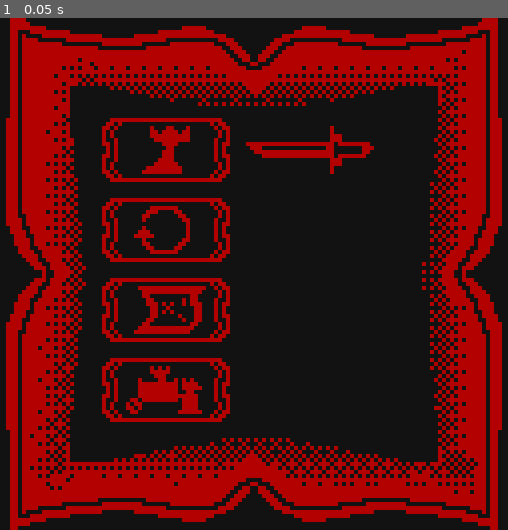
Above: before the commit, frame 1.
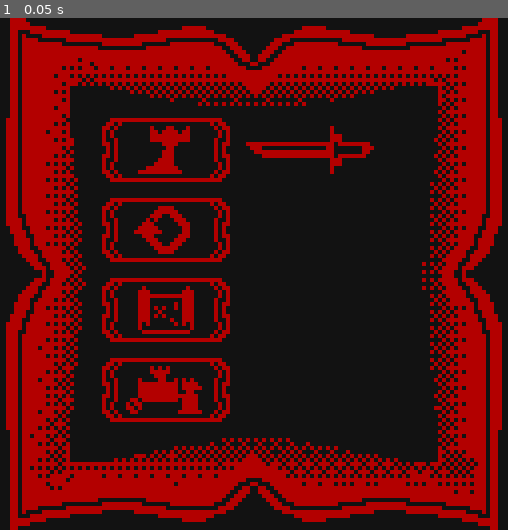
Above: after the commit, the same moment.

Repository: noponn8000/divine-edict
Game: Godot game, scene res://scenes/pause_menu.tscn
The game is run twice, just before and just after one commit, with the same random seed, the same clock (stepped at 60 frames per second) and the same inputs. This scene is started directly instead of the project's main scene. Sound files missing from this copy of the repository are replaced by a short silence.
Inputs:
- Up to frame 1 (0.05 s): no input

The runs differ from the first frame. In frame 1, 1.2% of the frame differs, in the area x 26-41%, y 23-62%.

Commit message:
Separated menu buttons into backrgound and foreground, reworked foreground

Diff:
--- a/scenes/pause_menu.tscn
+++ b/scenes/pause_menu.tscn
@@ -6,7 +6,11 @@
 [ext_resource type="Texture2D" uid="uid://db80douu7sd43" path="res://assets/buttons/pause_button3.png" id="3_4f6xy"]
 [ext_resource type="Texture2D" uid="uid://dlg1crvqywuj7" path="res://assets/buttons/pointer_knife.png" id="3_q0w80"]
 [ext_resource type="Texture2D" uid="uid://bynk4ee1erghx" path="res://assets/buttons/pause_button1.png" id="4_u2op0"]
+[ext_resource type="Texture2D" uid="uid://bgnixaywwee3t" path="res://assets/buttons/button_background.png" id="4_vs2pb"]
 [ext_resource type="Texture2D" uid="uid://bu4g31gfw4i0x" path="res://assets/buttons/pause_button5.png" id="5_7wtta"]
+
+[sub_resource type="StyleBoxTexture" id="StyleBoxTexture_00xuh"]
+texture = ExtResource("4_vs2pb")
 
 [node name="PauseMenu" type="Control"]
 layout_mode = 3
@@ -44,22 +48,42 @@
 grow_horizontal = 2
 grow_vertical = 2
 
-[node name="ReturnButton" type="TextureButton" parent="VBoxContainer"]
+[node name="ReturnButtonContainer" type="PanelContainer" parent="VBoxContainer"]
+layout_mode = 2
+size_flags_horizontal = 4
+theme_override_styles/panel = SubResource("StyleBoxTexture_00xuh")
+
+[node name="ReturnButton" type="TextureButton" parent="VBoxContainer/ReturnButtonContainer"]
 layout_mode = 2
 texture_normal = ExtResource("2_7gbf0")
 stretch_mode = 3
 
-[node name="RestartButton" type="TextureButton" parent="VBoxContainer"]
+[node name="RestartButtonContainer" type="PanelContainer" parent="VBoxContainer"]
+layout_mode = 2
+size_flags_horizontal = 4
+theme_override_styles/panel = SubResource("StyleBoxTexture_00xuh")
+
+[node name="RestartButton" type="TextureButton" parent="VBoxContainer/RestartButtonContainer"]
 layout_mode = 2
 texture_normal = ExtResource("3_4f6xy")
 stretch_mode = 3
 
-[node name="WorldMapButton" type="TextureButton" parent="VBoxContainer"]
+[node name="WorldMapButtonContainer" type="PanelContainer" parent="VBoxContainer"]
+layout_mode = 2
+size_flags_horizontal = 4
+theme_override_styles/panel = SubResource("StyleBoxTexture_00xuh")
+
+[node name="WorldMapButton" type="TextureButton" parent="VBoxContainer/WorldMapButtonContainer"]
 layout_mode = 2
 texture_normal = ExtResource("4_u2op0")
 stretch_mode = 3
 
-[node name="QuitButton" type="TextureButton" parent="VBoxContainer"]
+[node name="QuitButtonContainer" type="PanelContainer" parent="VBoxContainer"]
+layout_mode = 2
+size_flags_horizontal = 4
+theme_override_styles/panel = SubResource("StyleBoxTexture_00xuh")
+
+[node name="QuitButton" type="TextureButton" parent="VBoxContainer/QuitButtonContainer"]
 layout_mode = 2
 texture_normal = ExtResource("5_7wtta")
 stretch_mode = 3
Binary file added: assets/buttons/button_background.png
Not shown, added: assets/buttons/button_background.png.import
Binary file changed: assets/buttons/pause_button1.png
Binary file changed: assets/buttons/pause_button2.png
Binary file changed: assets/buttons/pause_button3.png
Binary file changed: assets/buttons/pause_button4.png
Binary file changed: assets/buttons/pause_button5.png
Not shown: 1 places in scenes/pause_menu.tscn that only renumber resources
